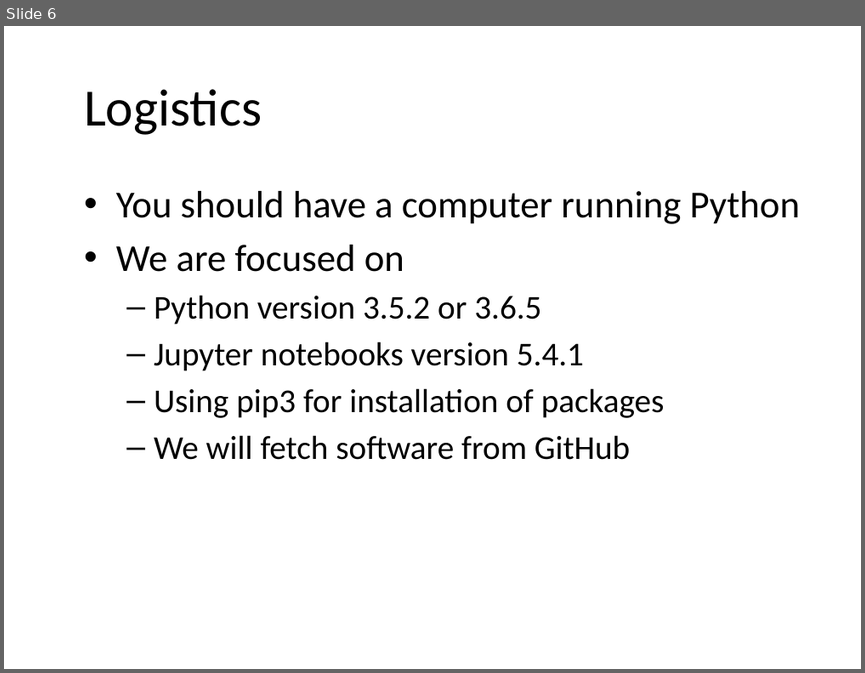
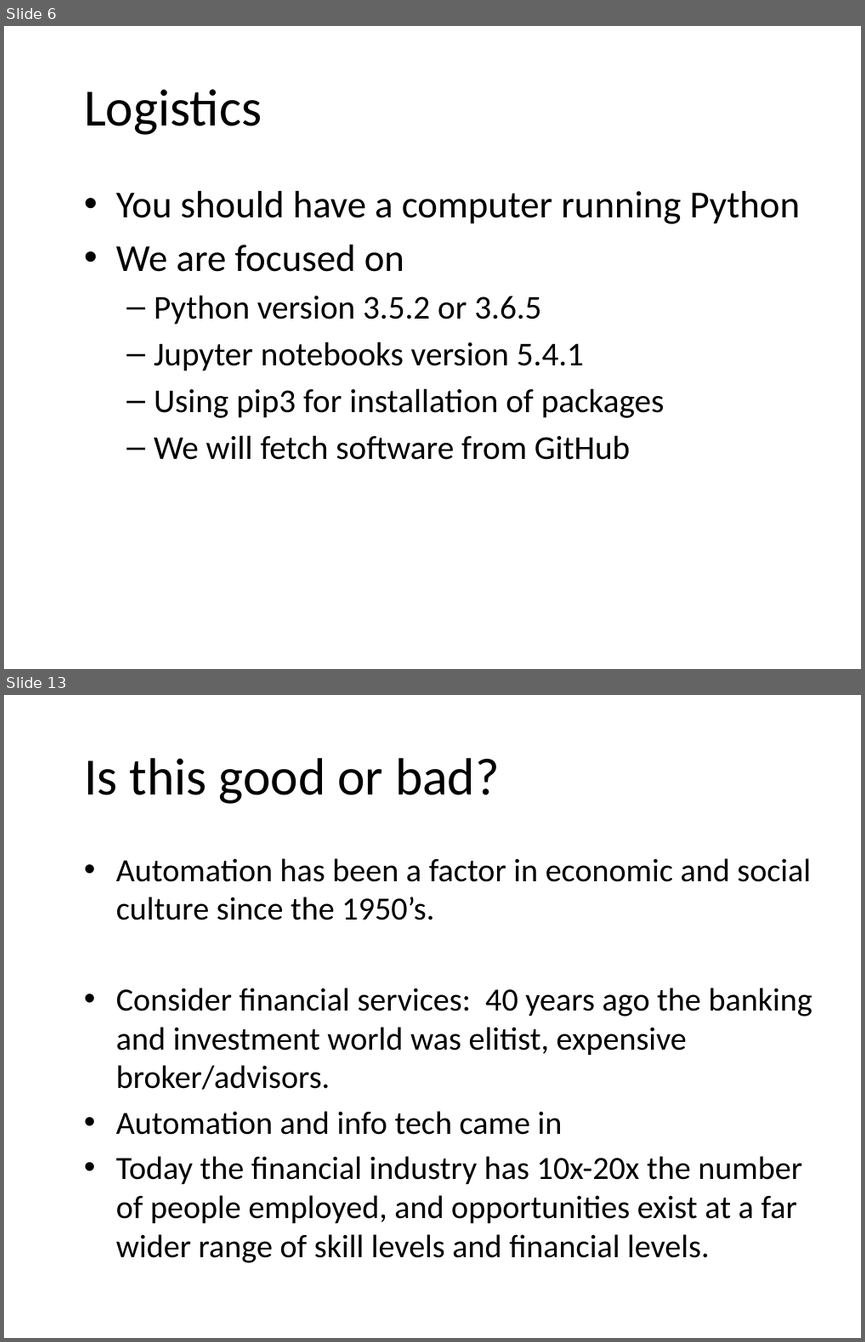
Before and after one commit to JeffRisberg/PythonNotebooksForAI, a slide deck: Documents/10-Introduction.pptx. Shown one above the other, each under a label of ours: slide 6 before the commit, slides 6 and 13 after it; the slides between them are not shown. The pictures are 865x673 and 865x1342 pixels, drawn with LibreOffice and Linux fonts; fonts in the diff are those of the drawing; background and template pictures are left out. Boxes give left, top, right and bottom in pixels: in the first picture for what was removed or moved away, otherwise in the second. Text is boxed around its words. In the diff, an @@ line names an element or a change of style, - is before the commit and + after.

```diff
--- a/Documents/10-Introduction.pptx
+++ b/Documents/10-Introduction.pptx
@@ slide 13 added at (4, 695, 861, 1338), background picture (left out) @@
@@ title added at (84, 758, 500, 804), 44 pt, text #000000 @@
+Is this good or bad?
@@ text added at (116, 858, 812, 1263), 27.2 pt, text #000000 @@
+• Automation has been a factor in economic and social culture since the 1950’s.
+• Consider financial services: 40 years ago the banking and investment world was elitist, expensive broker/advisors.
+• Automation and info tech came in
+• Today the financial industry has 10x-20x the number of people employed, and opportunities exist at a far wider range of skill levels and financial levels.
```
Also in this commit, not shown: 1 slide changed, 13 other slides added, 1 slide removed.
